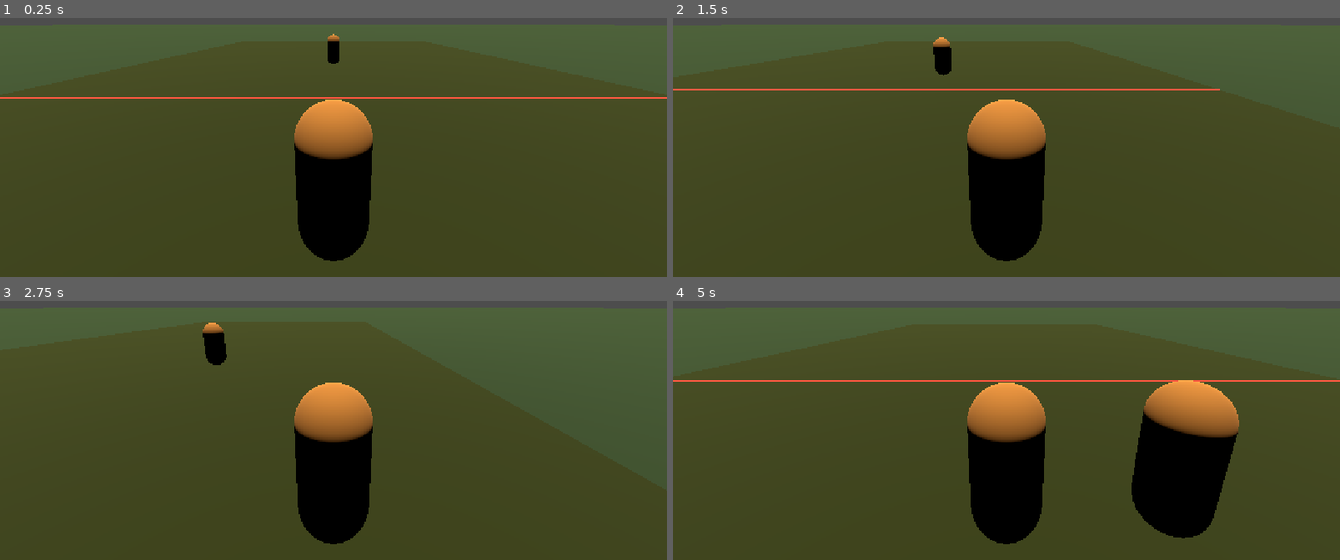
Above: before the commit, frames 1-4 (two rows, left to right).
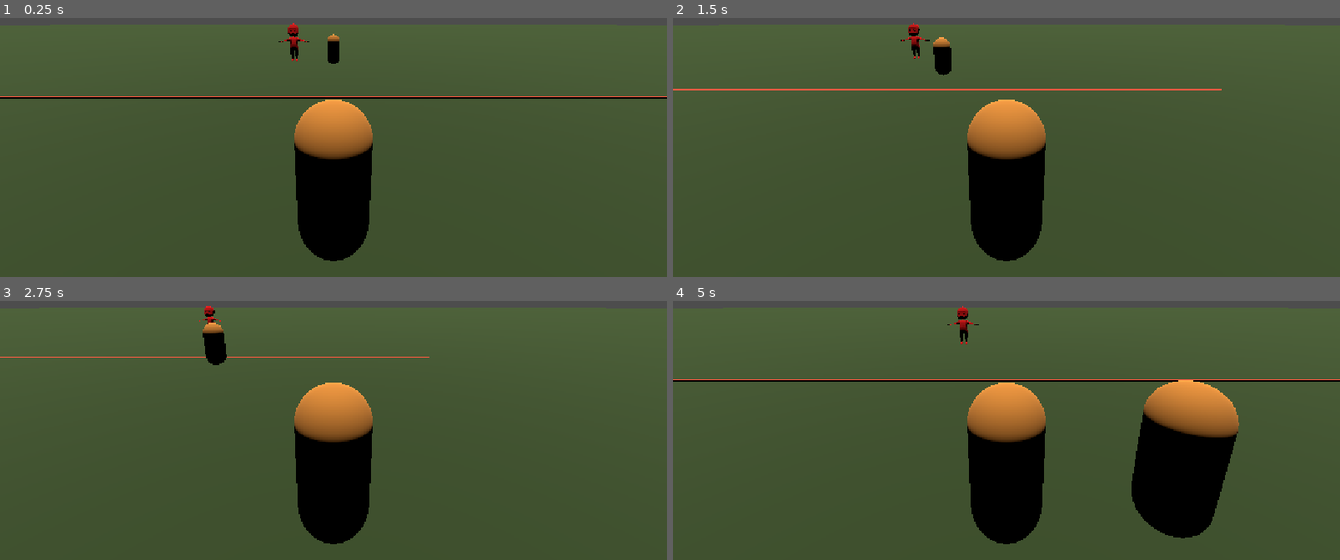
Above: after the commit, the same moments.

Repository: Joel-Meneses/salvogg
Game: Godot game, scene res://main.tscn
Two runs of this game, one before a commit and one after it. Both use one fixed random seed, a clock stepped at 60 frames per second and the inputs below.
Inputs:
- Up to frame 1 (0.25 s): no input
- Up to frame 2 (1.5 s): hold D (mover_direita) 0.53-1.28 s; hold S (mover_tras) from 1.28 s (still down)
- Up to frame 3 (2.75 s): release S (mover_tras) at 2.03 s; hold D (mover_direita) from 2.03 s (still down)
- Up to frame 4 (5 s): release D (mover_direita) at 2.78 s; hold W (mover_frente) 2.78-3.53 s; hold A (mover-esquerda) from 3.53 s (still down)

The runs differ from the first frame. In frame 1, 1.1% of the frame differs, in the area x 0-100%, y 1-32%; in frame 2, 0.2%; in frame 3, 0.3%; in frame 4, 1.2%, in the area x 0-100%, y 1-92%.

Commit message:
modelos

Diff:
--- a/main.tscn
+++ b/main.tscn
@@ -2,6 +2,7 @@
 
 [ext_resource type="PackedScene" uid="uid://bs72ogkvdd7d6" path="res://addons/proto_controller/proto_controller.tscn" id="1_ig7tw"]
 [ext_resource type="Script" uid="uid://cexkqu2cejcb8" path="res://addons/proto_controller/bot_teste.gd" id="2_0xm2m"]
+[ext_resource type="PackedScene" uid="uid://bxk1xqhbwp1jb" path="res://animaçao/andando.fbx" id="3_h2yge"]
 
 [sub_resource type="StandardMaterial3D" id="StandardMaterial3D_xsfqu"]
 albedo_color = Color(0.21568628, 0.23921569, 0.019607844, 1)
@@ -34,6 +35,7 @@
 use_collision = true
 
 [node name="CSGBox3D" type="CSGBox3D" parent="CSGCombiner3D" unique_id=1078506123]
+transform = Transform3D(1, 0, 0, 0, 1, 0, 0, 0, 1, -0.008232355, -0.05202365, 0.013219357)
 size = Vector3(24, 1, 50)
 material = SubResource("StandardMaterial3D_xsfqu")
 
@@ -80,5 +82,8 @@
 size = Vector3(1, 6, 25)
 material = SubResource("StandardMaterial3D_ojeok")
 
+[node name="andando" parent="." unique_id=1733396935 instance=ExtResource("3_h2yge")]
+transform = Transform3D(1, 0, 0, 0, 1, 0, 0, 0, 1, -2.5694466, 0.5042059, -8.110568)
+
 [editable path="character_teste"]
 [editable path="bot_teste"]
